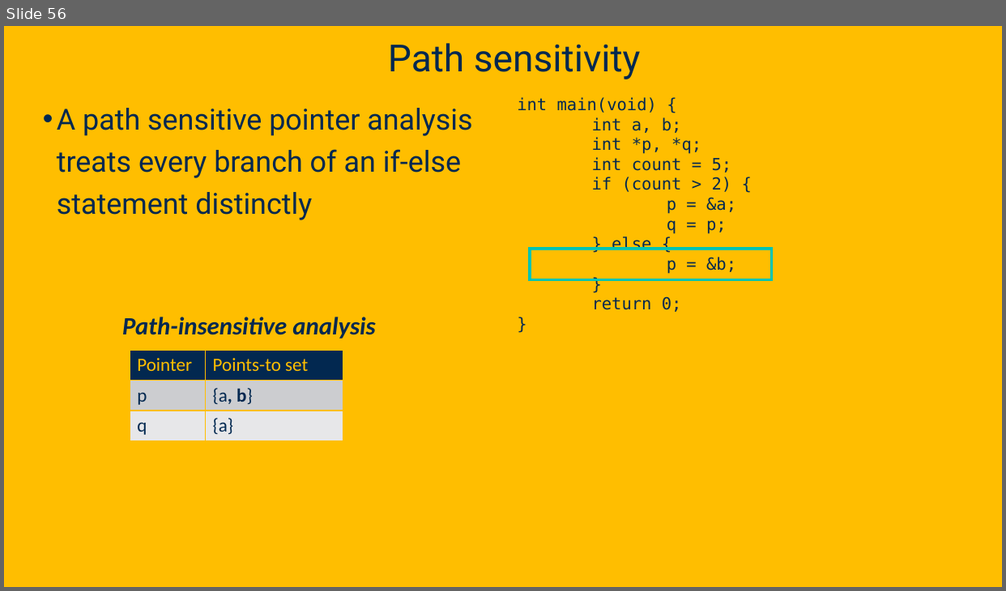
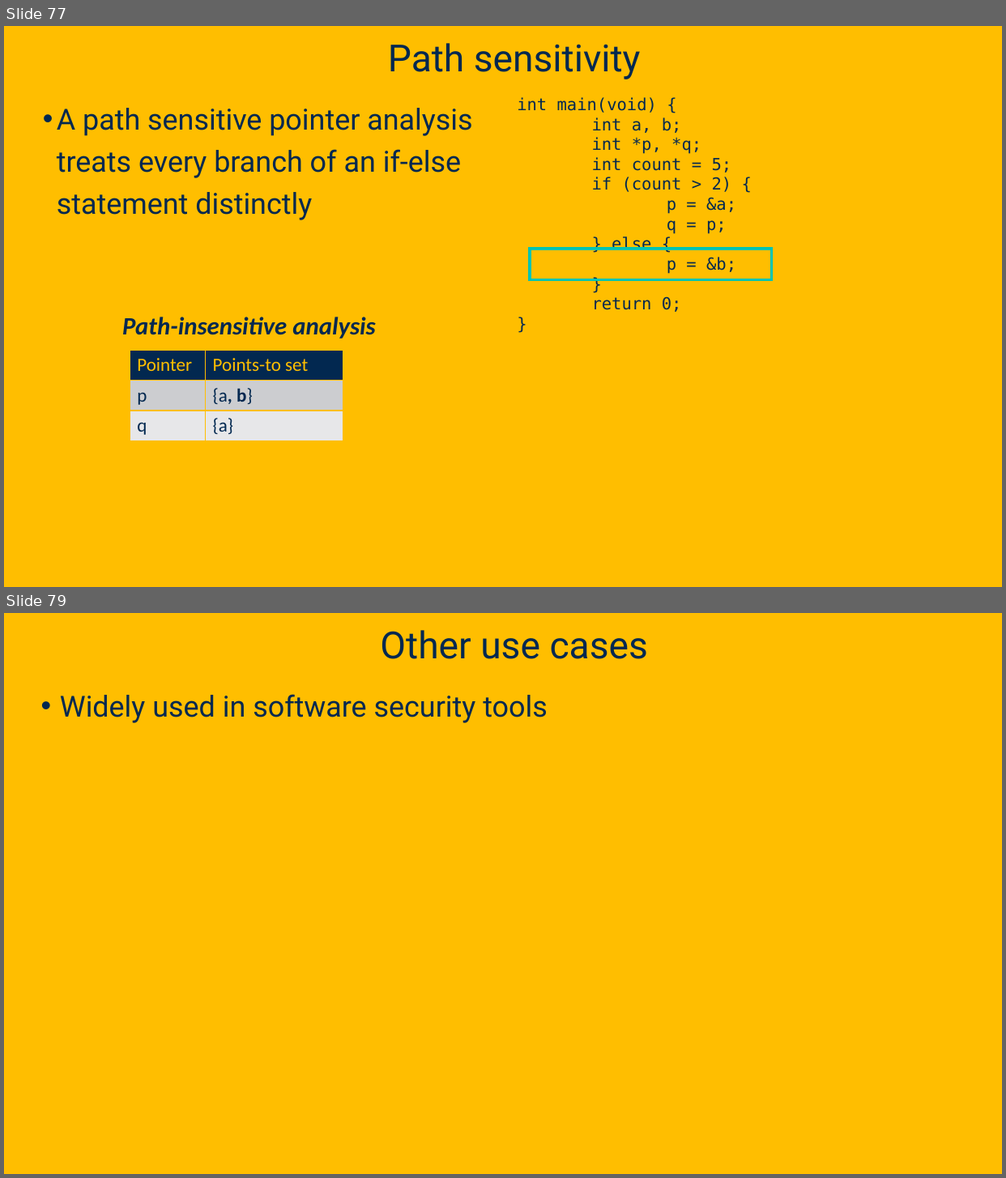
Before and after one commit to davsec-teaching/ECS289C-Spring2025, a slide deck: slides/4_pointer_analysis.pptx. Shown one above the other, each under a label of ours: slide 56 before the commit, slides 77 and 79 after it; the slides between them are not shown. The pictures are 1006x591 and 1006x1178 pixels, drawn with LibreOffice and Linux fonts; fonts in the diff are those of the drawing; background and template pictures are left out. Boxes give left, top, right and bottom in pixels: in the first picture for what was removed or moved away, otherwise in the second. Text is boxed around its words. In the diff, an @@ line names an element or a change of style, - is before the commit and + after.

```diff
--- a/slides/4_pointer_analysis.pptx
+++ b/slides/4_pointer_analysis.pptx
@@ slide 79 added at box(4, 613, 1002, 1174), background picture (left out) @@
@@ title added at box(380, 630, 648, 659), 36 pt, text #022850 @@
+Other use cases
@@ text added at box(60, 694, 548, 723), 28 pt, text #022850 @@
+• Widely used in software security tools
@@ what was slide 56 is now slide 77 @@
```
Also in this commit, not shown: 7 slides changed, 35 other slides added.
